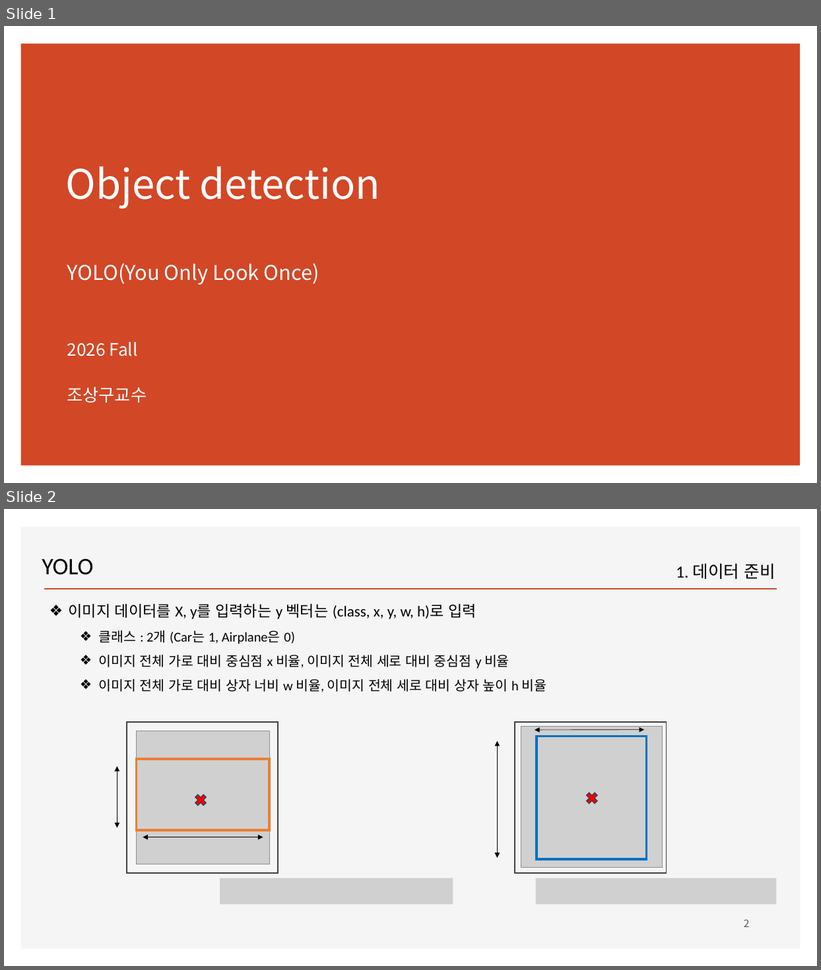
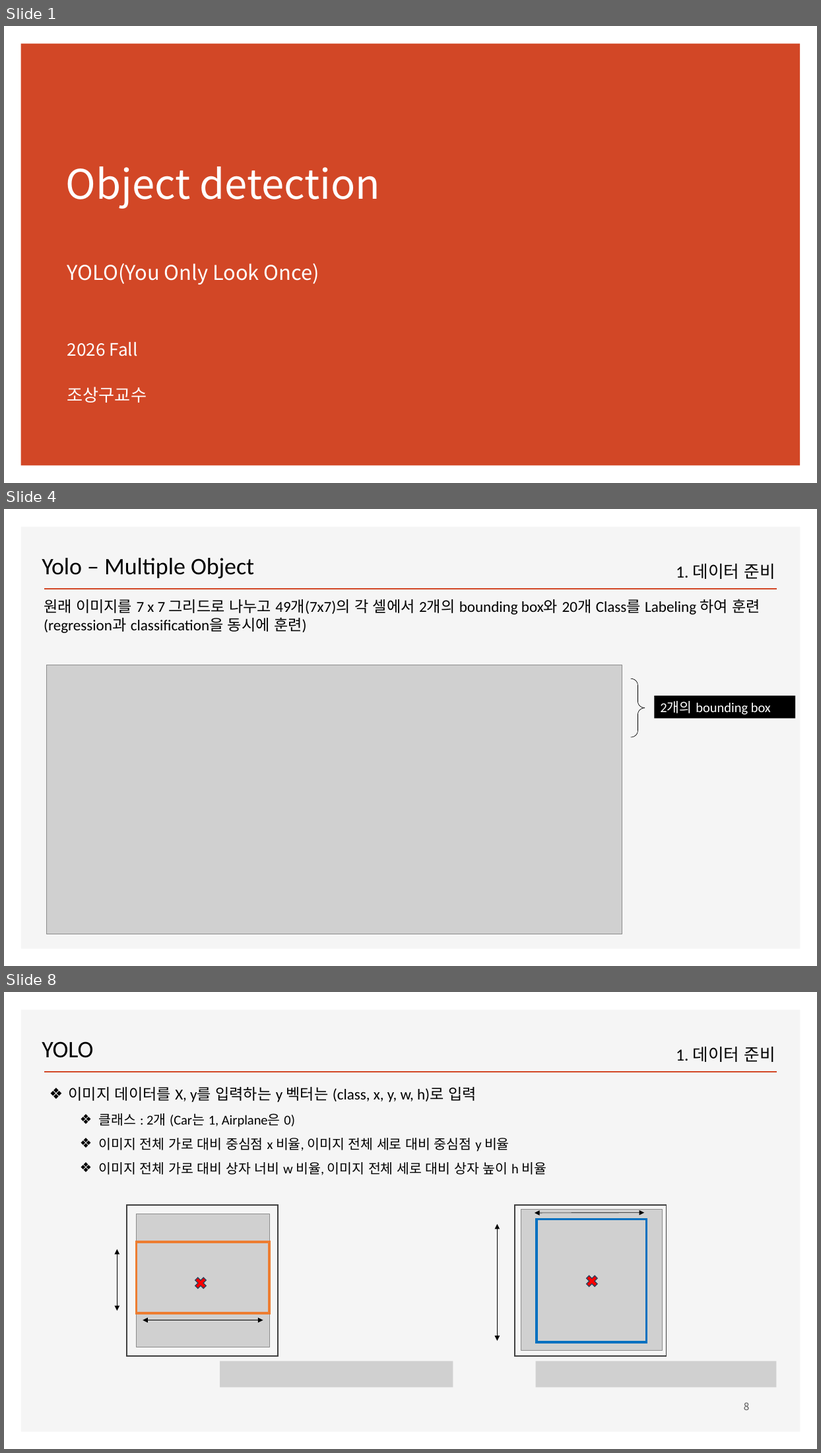
Before and after one commit to ancestor9/2026_Fall_Deep-Learning-with-Python, a slide deck: Chapter 12 Object detection.pptx. Shown one above the other, each under a label of ours: slides 1 and 2 before the commit, slides 1, 4 and 8 after it; the slides between them are not shown. The pictures are 821x970 and 821x1453 pixels, drawn with LibreOffice and Linux fonts; fonts in the diff are those of the drawing; grey boxes stand for pictures; background and template pictures are left out. Boxes give left, top, right and bottom in pixels: in the first picture for what was removed or moved away, otherwise in the second. Text is boxed around its words. In the diff, an @@ line names an element or a change of style, - is before the commit and + after.

```diff
--- a/Chapter 12 Object detection.pptx
+++ b/Chapter 12 Object detection.pptx
@@ slide 4 added at [4, 509, 817, 966], background #FFFFFF; not listed: 2 template elements that a slide beside it also shows @@
@@ text added at [42, 558, 254, 578], 28 pt, text #000000 @@
+Yolo – Multiple Object
@@ text added at [676, 563, 776, 579], 20 pt, text #000000 @@
+1. 데이터 준비
@@ text added at [44, 599, 760, 633], 18 pt, text #000000 @@
+원래 이미지를 7 x 7 그리드로 나누고 49개(7x7)의 각 셀에서 2개의 bounding box와 20개 Class를 Labeling 하여 훈련 (regression과 classification을 동시에 훈련)
@@ picture added at [47, 665, 622, 934] @@
@@ right brace added at [631, 679, 645, 737], outline #000000 0.5 pt @@
@@ rectangle added at [655, 696, 796, 718], fill #000000, 16 pt, text #FFFFFF @@
+2개의 bounding box
@@ what was slide 2 is now slide 8 @@
@@ page number at [744, 1403, 750, 1410]: text changed @@
-2
+8
```
Also in this commit, not shown: 1 slide changed, 5 other slides added.
